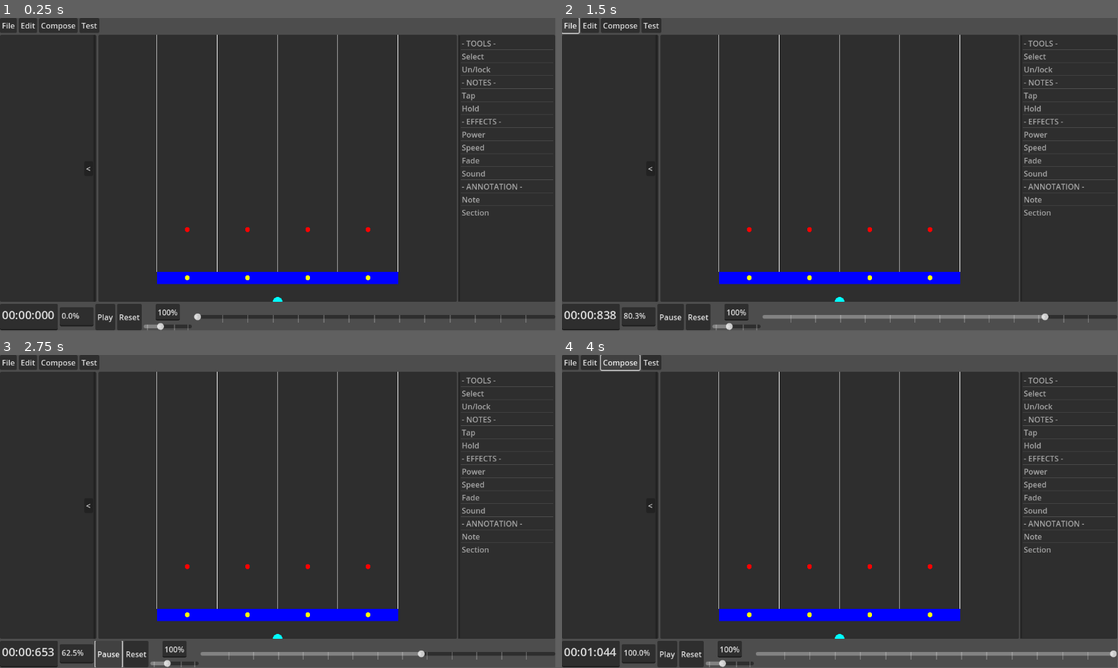
Above: before the commit, frames 1-4 (two rows, left to right).
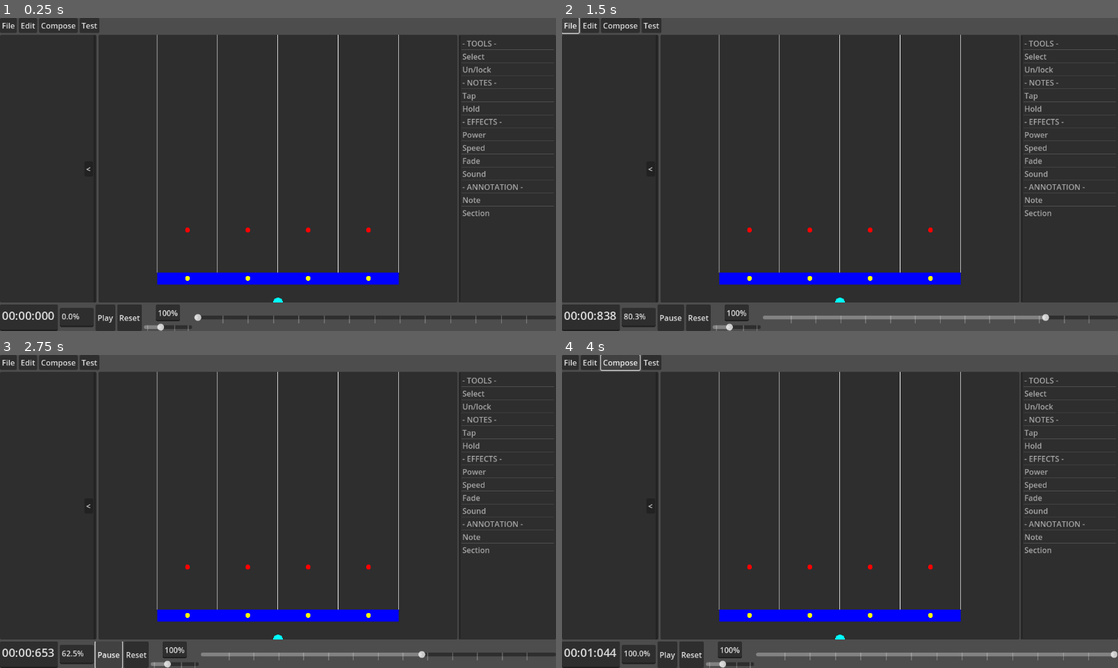
Above: after the commit, the same moments.

Repository: NothermanVEVO/June
Game: Godot game, scene res://Editor/Editor Composer.tscn
The game is run twice, just before and just after one commit, with the same random seed, the same clock (stepped at 60 frames per second) and the same inputs. This scene is started directly instead of the project's main scene. Sound files missing from this copy of the repository are replaced by a short silence.
Inputs:
- Up to frame 1 (0.25 s): no input
- Up to frame 2 (1.5 s): click "Play" at 0.5 s; click "File" at 1.25 s
- Up to frame 3 (2.75 s): click "Play" at 2 s
- Up to frame 4 (4 s): click "Edit" at 2.75 s; click "Compose" at 3.5 s
In our replay, the window is 799x449 before the commit and 800x450 after it. These sizes can differ from the game's own. Grey fills any space a smaller window leaves; there, only what the larger window draws over its background counts as a difference.

The runs differ from the first frame. In frame 1, 2.9% of the frame differs, in the area x 0-100%, y 1-100%; in frame 2, 3.0%; in frame 3, 3.0%; in frame 4, 3.0%.

Commit message:
2025/08/13 - 001
- Moving selection now handles Hold Notes
- TODO: Improve accuracy in the Notes, all the Notes have their own times, but it means that they will move in their own velocity.

Diff:
--- a/beat-the-beat/Editor/Game.gd
+++ b/beat-the-beat/Editor/Game.gd
@@ -137,15 +137,21 @@
 			var highest_note : Note
 			for note in _selected_notes:
 				if highest_note:
-					if note.get_time() > highest_note.get_time():
-						highest_note = note
+					if highest_note is HoldNoteEditor:
+						if note is HoldNoteEditor and note.get_time() + note.get_duration() > highest_note.get_time() + highest_note.get_duration():
+							highest_note = note
+					else: # HIGHEST NOTE IS NOT HOLD NOTE
+						if note is HoldNoteEditor and note.get_time() + note.get_duration() > highest_note.get_time():
+							highest_note = note
+						elif note.get_time() > highest_note.get_time():
+							highest_note = note
 				else:
 					highest_note = note
 
-			if not highest_note.visible:
-				print(highest_note.get_time())
-				print(Song.get_time())
-				print("Omg")
+			#if not highest_note.visible:
+				#print(highest_note.get_time())
+				#print(Song.get_time())
+				#print("Omg")
 
 			var changed_lowest := false
 			var changed_highest := false
@@ -163,17 +169,16 @@
 				song.set_time(lowest_note.get_time())
 				Gear.update_note_time(lowest_note)
 
-			if highest_note.get_time() + time_difference_y > Song.get_duration():
-				time_difference_y = Song.get_duration() - highest_note.get_time()
-			if highest_note.get_time() + time_difference_y > Song.get_time() + NoteHolder.SECS_SIZE_Y:
+			var highest_note_time = highest_note.get_time() + highest_note.get_duration() if highest_note is HoldNoteEditor else highest_note.get_time()
+
+			if highest_note_time + time_difference_y > Song.get_duration():
+				time_difference_y = Song.get_duration() - highest_note_time
+			if highest_note_time + time_difference_y > Song.get_time() + NoteHolder.SECS_SIZE_Y:
 				changed_highest = true
 				highest_note.set_time(highest_note.get_time() + time_difference_y)
 				var song := Song.new()
-				song.set_time(Song.get_time() + time_difference_y)
-				Gear.update_note_time(lowest_note)
-
-			#for note in _selected_notes:
-				#note.visible = true ## NOTE POOR SOLUTION FOR BLINKING NOTES THAT OCCURS WHEN DRAGGING BELOW OR ABOVE
+				song.set_time(highest_note_time + time_difference_y - NoteHolder.SECS_SIZE_Y)
+				Gear.update_note_time(highest_note)
 
 			if time_difference_y:
 				for note in _selected_notes:
--- a/beat-the-beat/Gear/Note Holder/NoteHolder.gd
+++ b/beat-the-beat/Gear/Note Holder/NoteHolder.gd
@@ -62,7 +62,7 @@
 		note.position.x = -width / 2
 		note.position.y = -get_local_pos_y_correct(Note.height / 2, Gear.get_max_size_y() + Note.height / 2, note.get_time(), time, time + SECS_SIZE_Y)# + (Note.height / 2)
 
-		if note is HoldNote and note.get_start_time() < time:
+		if note is HoldNote and note.get_time() < time:
 			var difference = -get_local_pos_y_correct(0, Gear.get_max_size_y(), note.get_time() + (time - note.get_time()), note.get_time(), note.get_time() + SECS_SIZE_Y)
 			note.position.y -= difference
 
@@ -157,7 +157,7 @@
 	var high := _notes.size()
 
 	for note in _notes:
-		if note is HoldNote and (note.get_start_time() < from and note.get_end_time() > from):
+		if note is HoldNote and (note.get_time() < from and (note.get_time() + note.get_duration()) > from):
 			result.append(note)
 			break
 
--- a/beat-the-beat/Gear/Note Holder/Notes/HoldNote.gd
+++ b/beat-the-beat/Gear/Note Holder/Notes/HoldNote.gd
@@ -45,6 +45,9 @@
 func get_end_time() -> float:
 	return _end_time
 
+func get_duration() -> float:
+	return _end_time - _start_time
+
 func set_start_time(start_time : float) -> void:
 	_start_time = start_time
 	set_time(start_time)
--- a/beat-the-beat/project.godot
+++ b/beat-the-beat/project.godot
@@ -18,6 +18,11 @@
 [autoload]
 
 Global="*res://Global/Global.gd"
+
+[display]
+
+window/stretch/mode="viewport"
+window/stretch/aspect="expand"
 
 [input]
 
